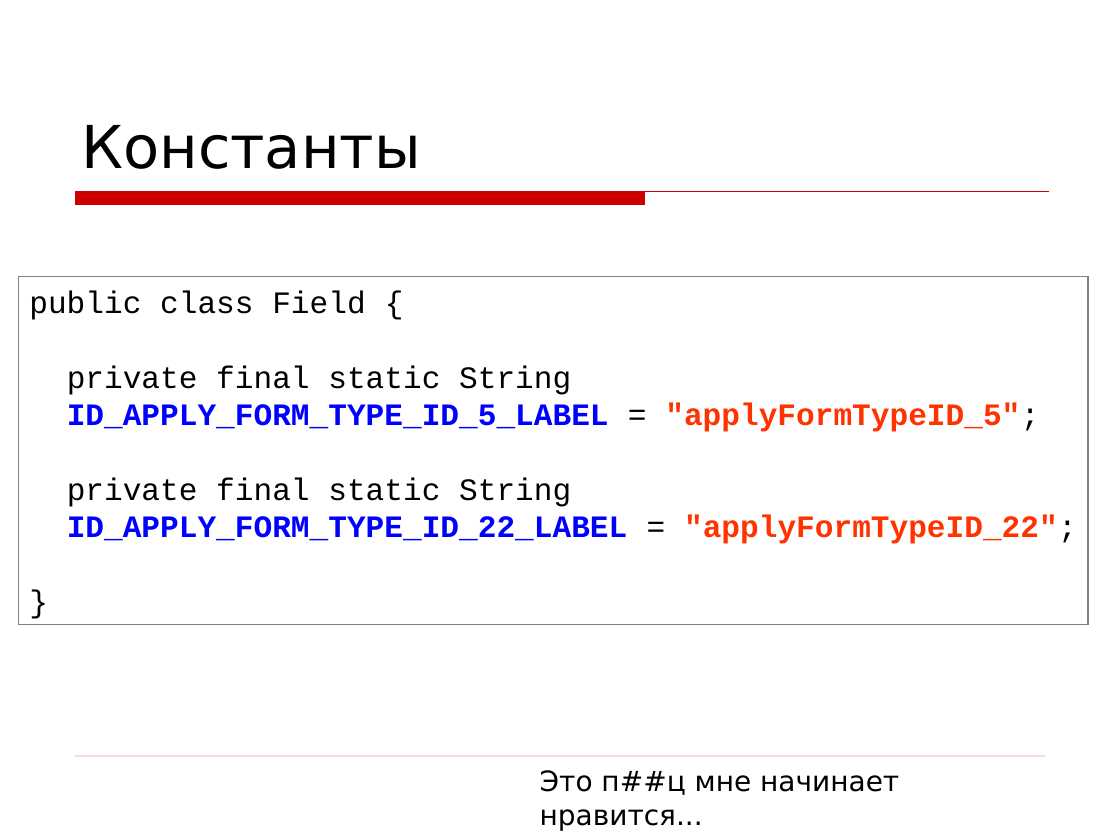
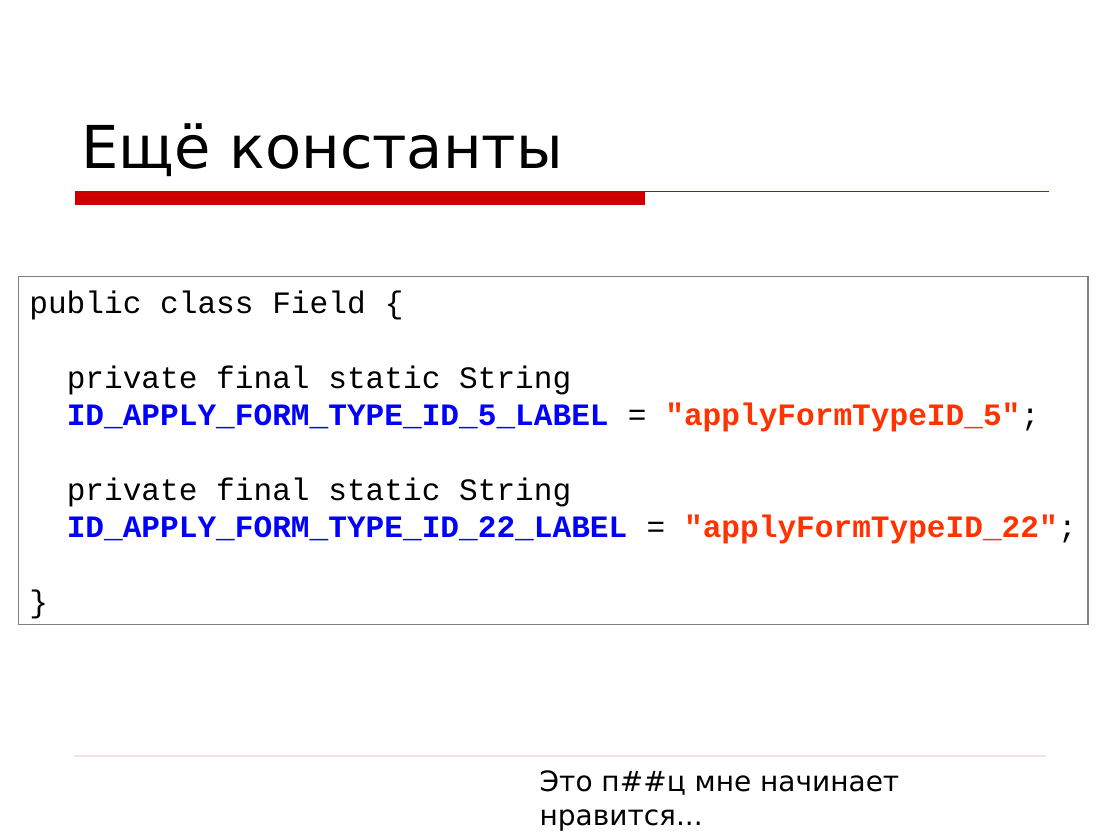
Before and after one commit to asolntsev/presentations, a slide deck: slide 32 of wtf-code/WTF_code.devclub.ru.ppt (slide 30 before the commit). Drawn at 1120x840 pixels with LibreOffice and Linux fonts; fonts in the diff are those of the drawing; background and template pictures are left out. Boxes give left, top, right and bottom in pixels: in the first picture for what was removed or moved away, otherwise in the second. Text is boxed around its words. In the diff, an @@ line names an element or a change of style, - is before the commit and + after.

```diff
--- a/wtf-code/WTF_code.devclub.ru.ppt
+++ b/wtf-code/WTF_code.devclub.ru.ppt
@@ title at [81, 123, 563, 177]: text changed @@
-Константы
+Ещё константы
```
Also in this commit, not shown: 10 other slides changed, 2 slides added.
